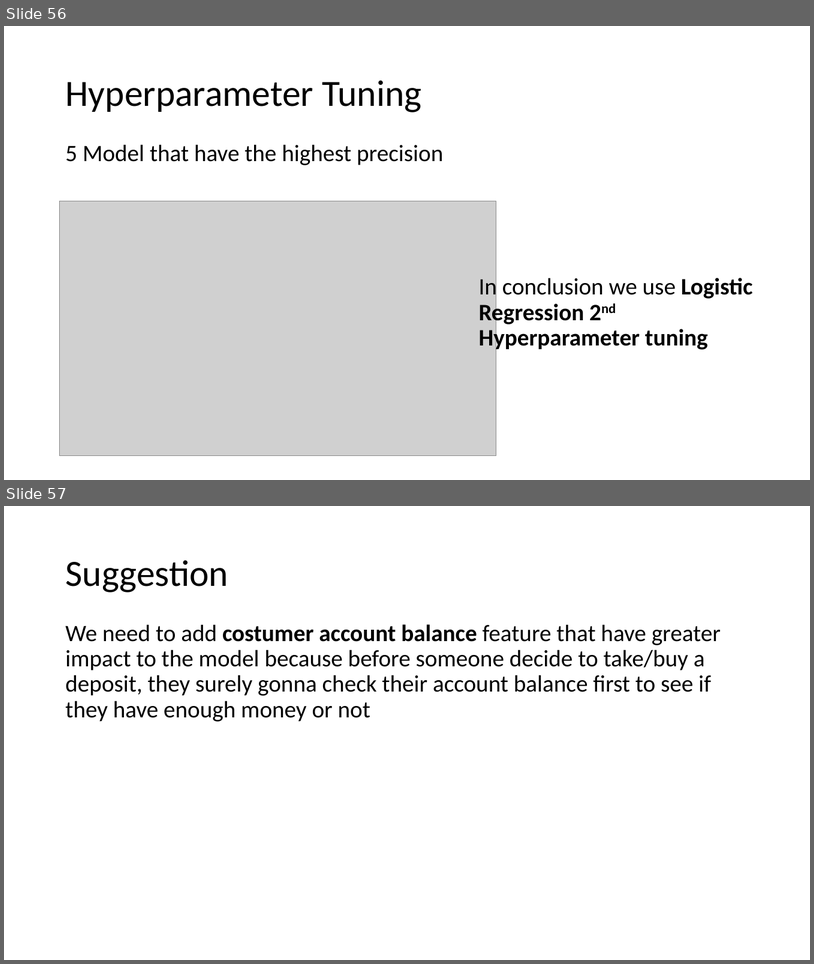
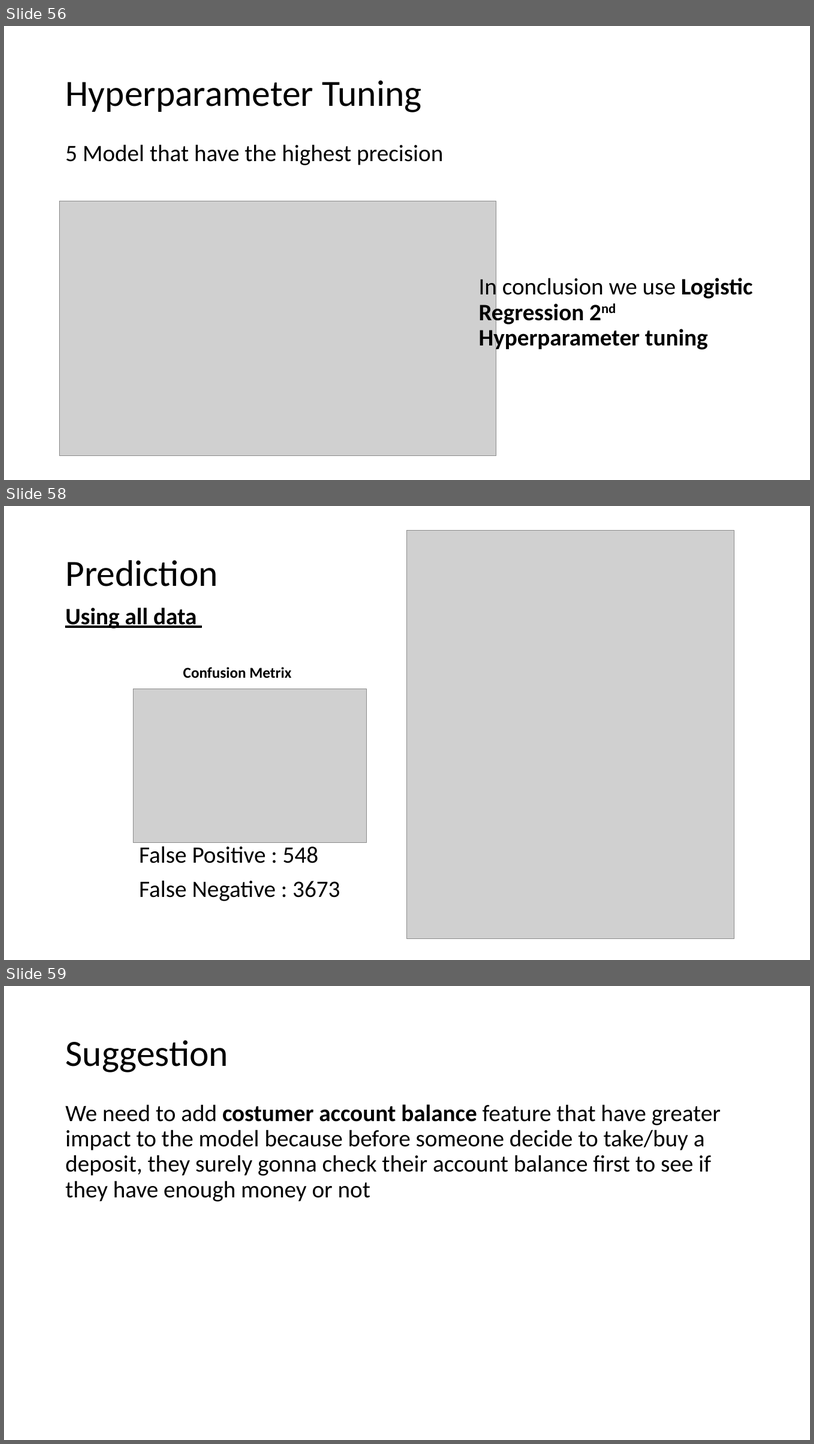
Before and after one commit to abdullahayas123/Tes-Model-Marketing-Scipy, a slide deck: Presentation-1.pptx. Shown one above the other, each under a label of ours: slides 56 and 57 before the commit, slides 56, 58 and 59 after it; the slides between them are not shown. The pictures are 814x964 and 814x1444 pixels, drawn with LibreOffice and Linux fonts; fonts in the diff are those of the drawing; grey boxes stand for pictures. Boxes give left, top, right and bottom in pixels: in the first picture for what was removed or moved away, otherwise in the second. Text is boxed around its words. In the diff, an @@ line names an element or a change of style, - is before the commit and + after.

```diff
--- a/Presentation-1.pptx
+++ b/Presentation-1.pptx
@@ slide 58 added at [4,506,810,960], background #FFFFFF @@
@@ picture added at [408,530,735,939] @@
@@ title added at [65,560,218,586], 44 pt, text #000000 @@
+Prediction
@@ text added at [65,607,197,628], 28 pt, text #000000, bold, underline @@
+Using all data
@@ text added at [183,667,291,678], 18 pt, text #000000, bold @@
+Confusion Metrix
@@ picture added at [134,688,367,843] @@
@@ text added at [139,846,340,901], 28 pt, text #000000 @@
+False Positive : 548
+False Negative : 3673
@@ what was slide 57 is now slide 59 @@
```
Also in this commit, not shown: 2 slides changed, 1 other slide added.
